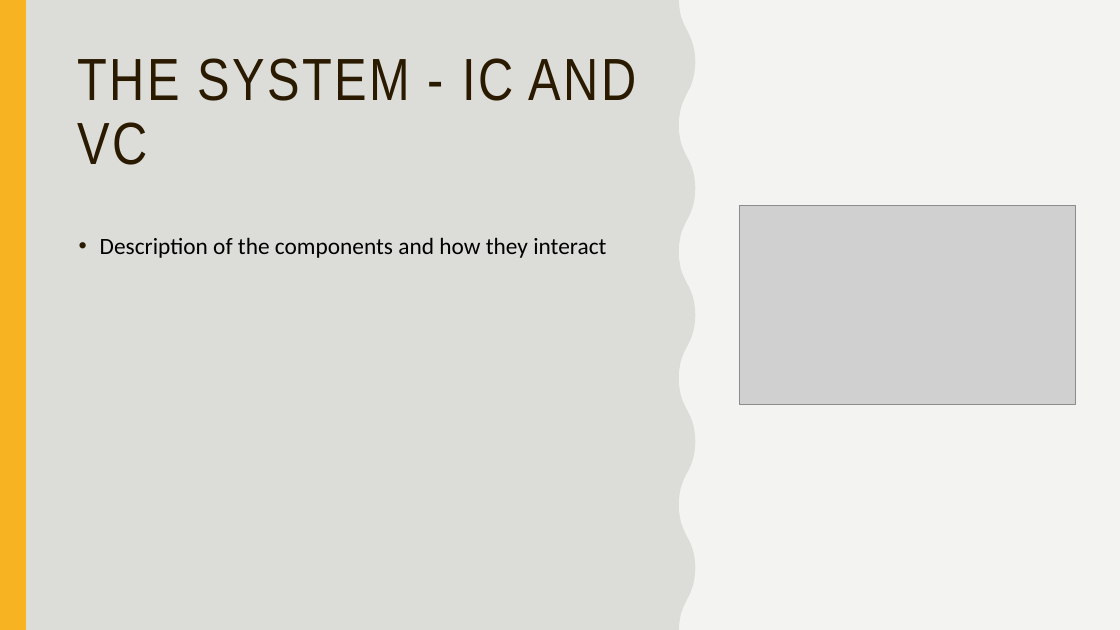
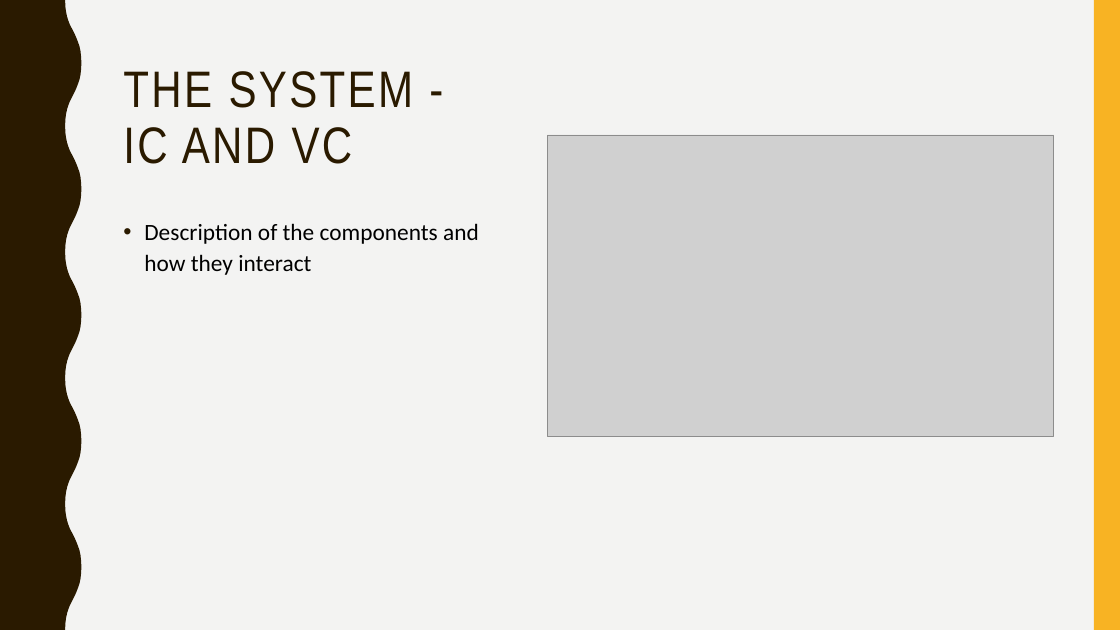
Before and after one commit to jean-lucas/vic, a slide deck: slide 5 of Presentation/Vehicle Intersection Control Presentation.pptx. Drawn at 1120x630 pixels with LibreOffice and Linux fonts; fonts in the diff are those of the drawing; grey boxes stand for pictures. Boxes give left, top, right and bottom in pixels: in the first picture for what was removed or moved away, otherwise in the second. Text is boxed around its words. In the diff, an @@ line names an element or a change of style, - is before the commit and + after.

```diff
--- a/Presentation/Vehicle Intersection Control Presentation.pptx
+++ b/Presentation/Vehicle Intersection Control Presentation.pptx
@@ rectangle removed at <box>0,0,1120,630</box> @@
@@ freeform shape removed at <box>0,0,696,630</box> @@
@@ rectangle removed at <box>0,0,26,630</box> @@
@@ title "THE SYSTEM - IC AND ...": place and size @@
-title "THE SYSTEM - IC AND ..." at <box>78,58,636,165</box>
+title "THE SYSTEM - IC AND ..." at <box>123,71,414,164</box>
@@ title "THE SYSTEM - IC AND ..." at <box>123,71,414,164</box>: size 51 to 44 pt @@
@@ picture: place and size @@
-picture at <box>739,205,1075,405</box>
+picture at <box>548,135,1054,437</box>
@@ text "Description of the components and ..." rewrapped from <box>100,237,606,258</box> to <box>144,223,479,275</box> @@
```
Also in this commit, not shown: 1 other file.
